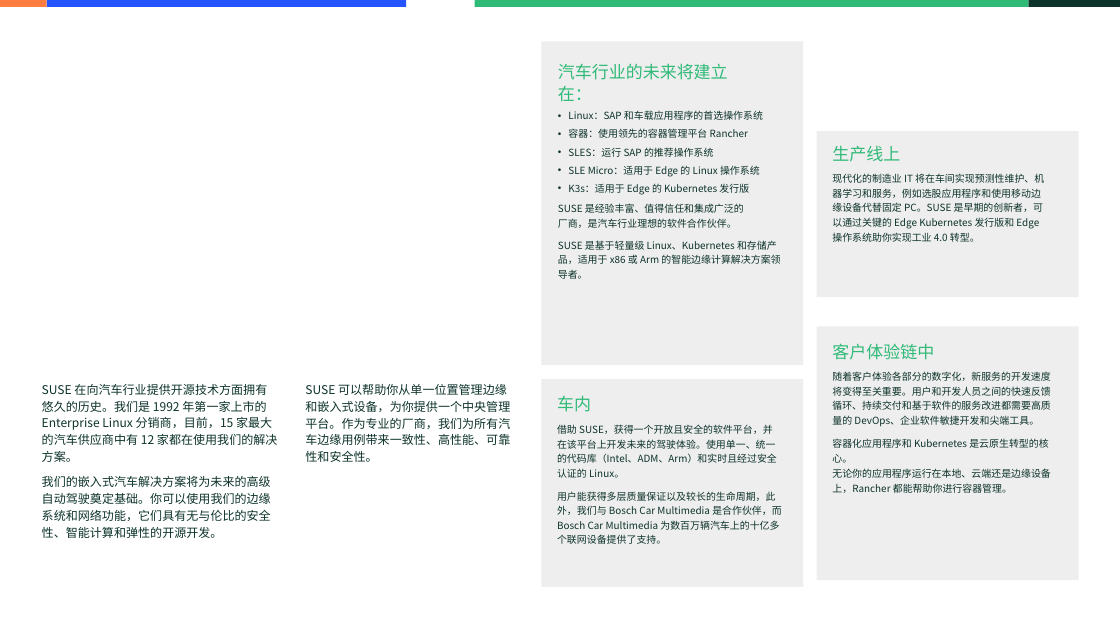
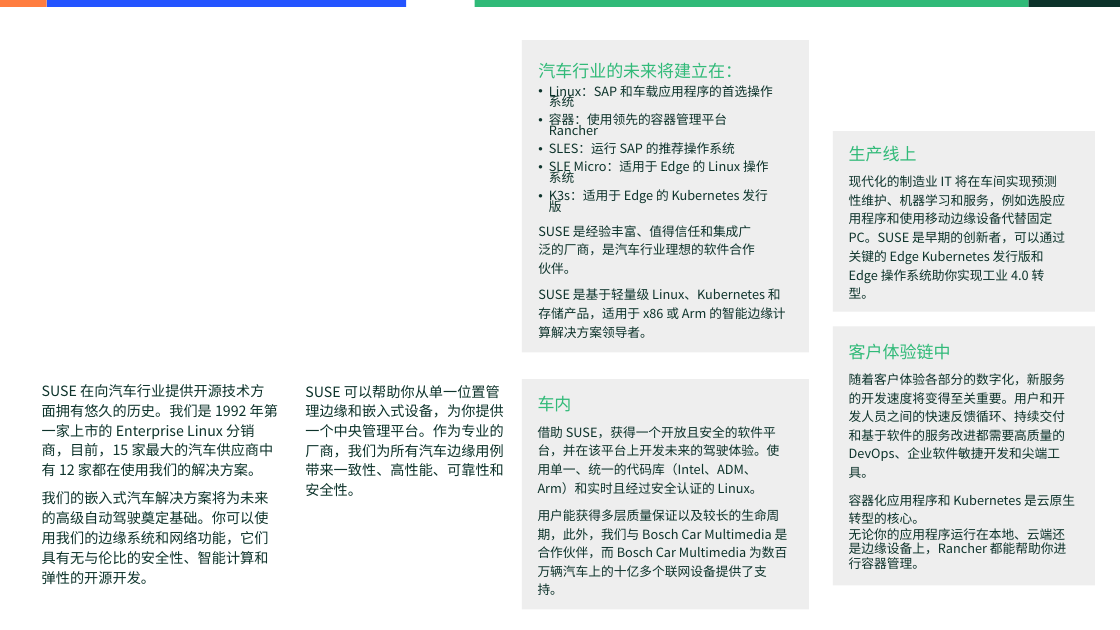
Before and after one commit to vickyhella/marketing-docs, a slide deck: slide 5 of target/whitepaper/已翻译 - SUSE_Automotive_Manifesto.pptx. Drawn at 1120x630 pixels with LibreOffice and Linux fonts; fonts in the diff are those of the drawing; background and template pictures are left out. Boxes give left, top, right and bottom in pixels: in the first picture for what was removed or moved away, otherwise in the second. Text is boxed around its words. In the diff, an @@ line names an element or a change of style, - is before the commit and + after.

```diff
--- a/target/whitepaper/已翻译 - SUSE_Automotive_Manifesto.pptx
+++ b/target/whitepaper/已翻译 - SUSE_Automotive_Manifesto.pptx
@@ rectangle "汽车行业的未来将建立在：": place and size @@
-rectangle "汽车行业的未来将建立在：" at (541, 41, 803, 365)
+rectangle "汽车行业的未来将建立在：" at (522, 40, 809, 352)
@@ text in rectangle at (538, 85, 785, 338): size 14 to 18 pt @@
@@ rectangle "生产线上": place and size @@
-rectangle "生产线上" at (816, 131, 1078, 297)
+rectangle "生产线上" at (833, 131, 1095, 312)
@@ text in rectangle at (849, 175, 1065, 299): size 14 to 18 pt @@
@@ rectangle "客户体验链中": place and size @@
-rectangle "客户体验链中" at (816, 326, 1078, 580)
+rectangle "客户体验链中" at (833, 326, 1095, 586)
@@ text "SUSE 在向汽车行业提供开源技术方面拥有悠久的历史。我们是 1992 年第一家上市的 Enterprise ..." at (42, 384, 278, 584): size 17 to 20 pt @@
@@ text "SUSE 可以帮助你从单一位置管理边缘和嵌入式设备，为你提供一个中央管理平台。作为专业的厂商，我们为所有汽车边缘用例带来 ..." at (305, 385, 503, 496): size 17 to 20 pt @@
@@ rectangle "车内": place and size @@
-rectangle "车内" at (541, 379, 803, 587)
+rectangle "车内" at (522, 379, 809, 610)
@@ text in rectangle at (849, 373, 1075, 569): size 14 to 18 pt @@
@@ text in rectangle at (538, 426, 788, 595): size 14 to 18 pt @@
```
Also in this commit, not shown: 6 other slides changed, 1 other file.
